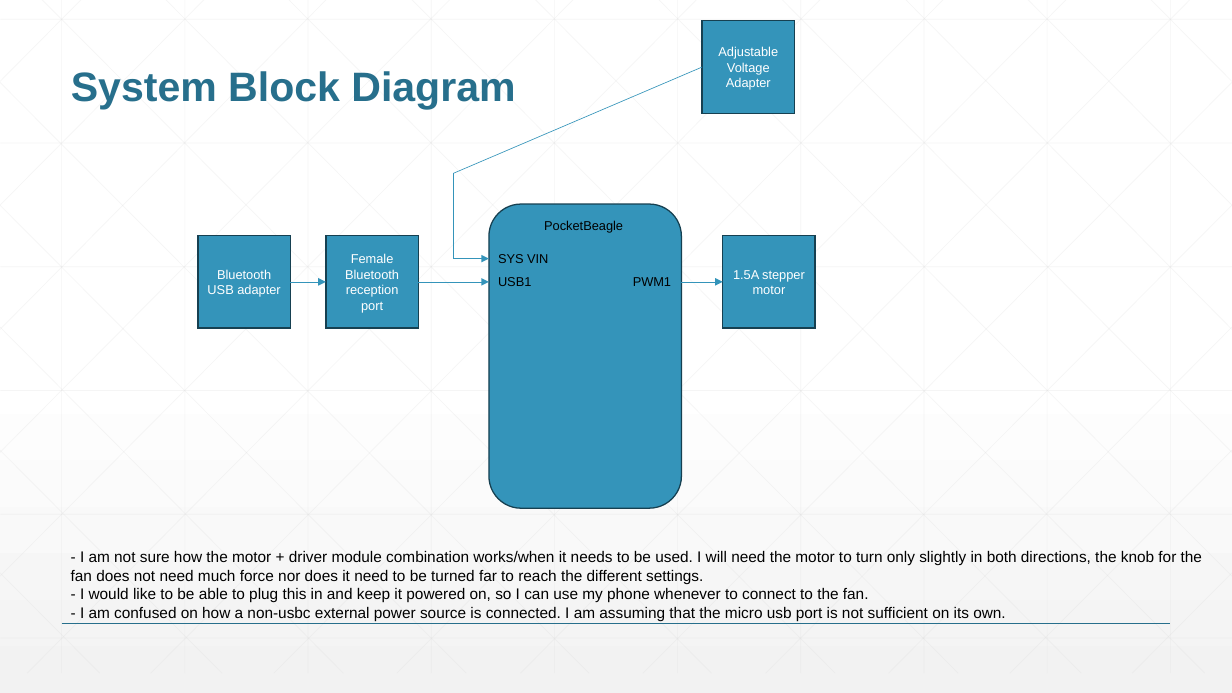
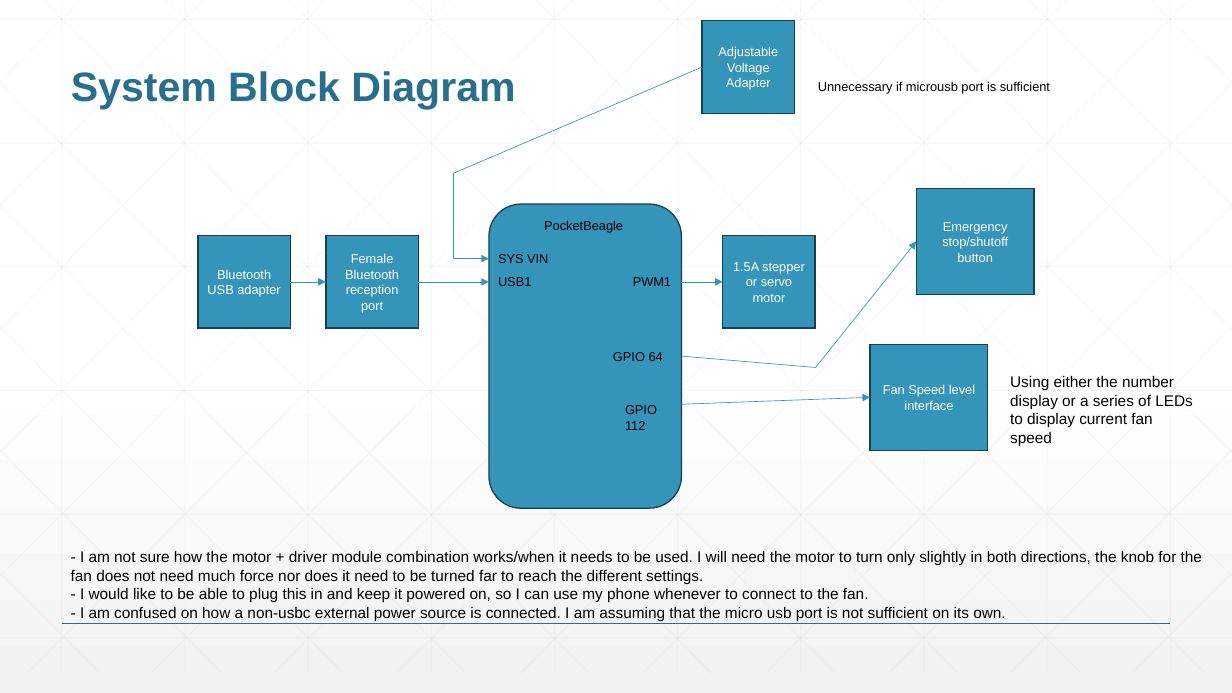
Before and after one commit to nnnnn777/ENGI301, a slide deck: slide 3 of project_01/docs/miller_ENGI301_project_01_proposal.pptx. Drawn at 1232x693 pixels with LibreOffice and Linux fonts; fonts in the diff are those of the drawing. Boxes give left, top, right and bottom in pixels: in the first picture for what was removed or moved away, otherwise in the second. Text is boxed around its words. In the diff, an @@ line names an element or a change of style, - is before the commit and + after.

```diff
--- a/project_01/docs/miller_ENGI301_project_01_proposal.pptx
+++ b/project_01/docs/miller_ENGI301_project_01_proposal.pptx
@@ text added at <box>818,81,1050,93</box>, 10 pt, text #000000 @@
+Unnecessary if microusb port is sufficient
@@ rectangle added at <box>917,189,1034,294</box>, fill #3494BA, outline #174152 1 pt, 10 pt, text #FFFFFF @@
+Emergency stop/shutoff button
@@ text in rectangle at <box>733,262,805,302</box>: text changed @@
-1.5A stepper motor
+1.5A stepper or servo motor
@@ arrow added from (815, 368) to (917, 241), #3494BA 0.5 pt @@
@@ text added at <box>613,352,663,361</box>, 10 pt, text #000000 @@
+GPIO 64
@@ line added from (815, 368) to (682, 356), #3494BA 0.5 pt @@
@@ rectangle added at <box>871,345,988,450</box>, fill #3494BA, outline #174152 1 pt, 10 pt, text #FFFFFF @@
+Fan Speed level interface
@@ text added at <box>1010,376,1193,446</box>, 12 pt, text #000000 @@
+Using either the number display or a series of LEDs to display current fan speed
@@ text added at <box>625,405,657,430</box>, 10 pt, text #000000 @@
+GPIO 112
@@ arrow added from (682, 405) to (871, 397), #3494BA 0.5 pt @@
```
Also in this commit, not shown: 2 other slides changed, 1 other file.
